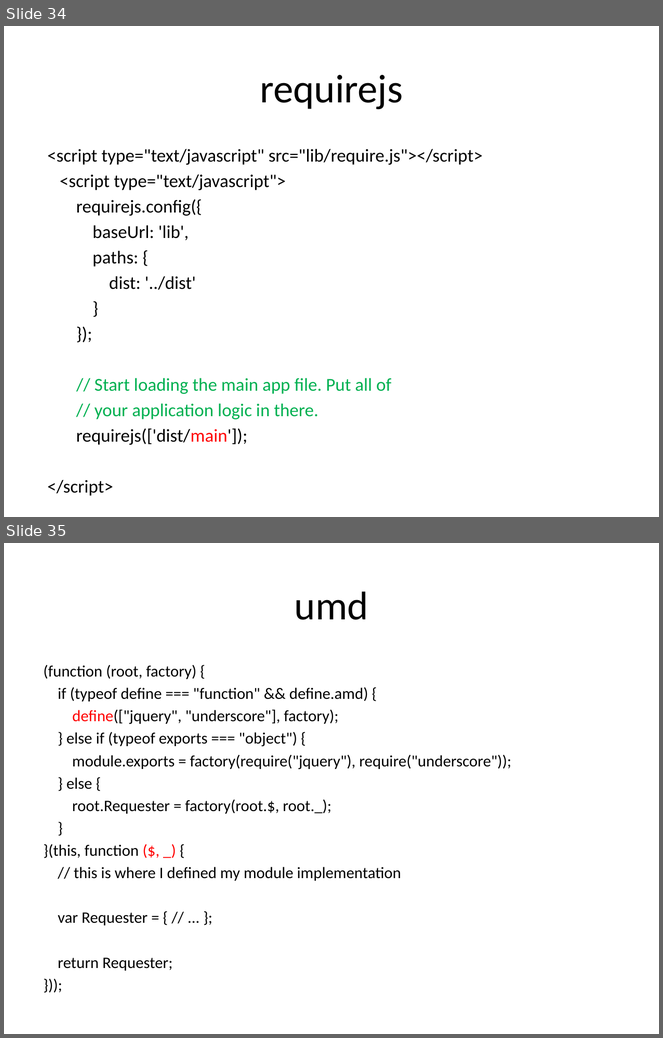
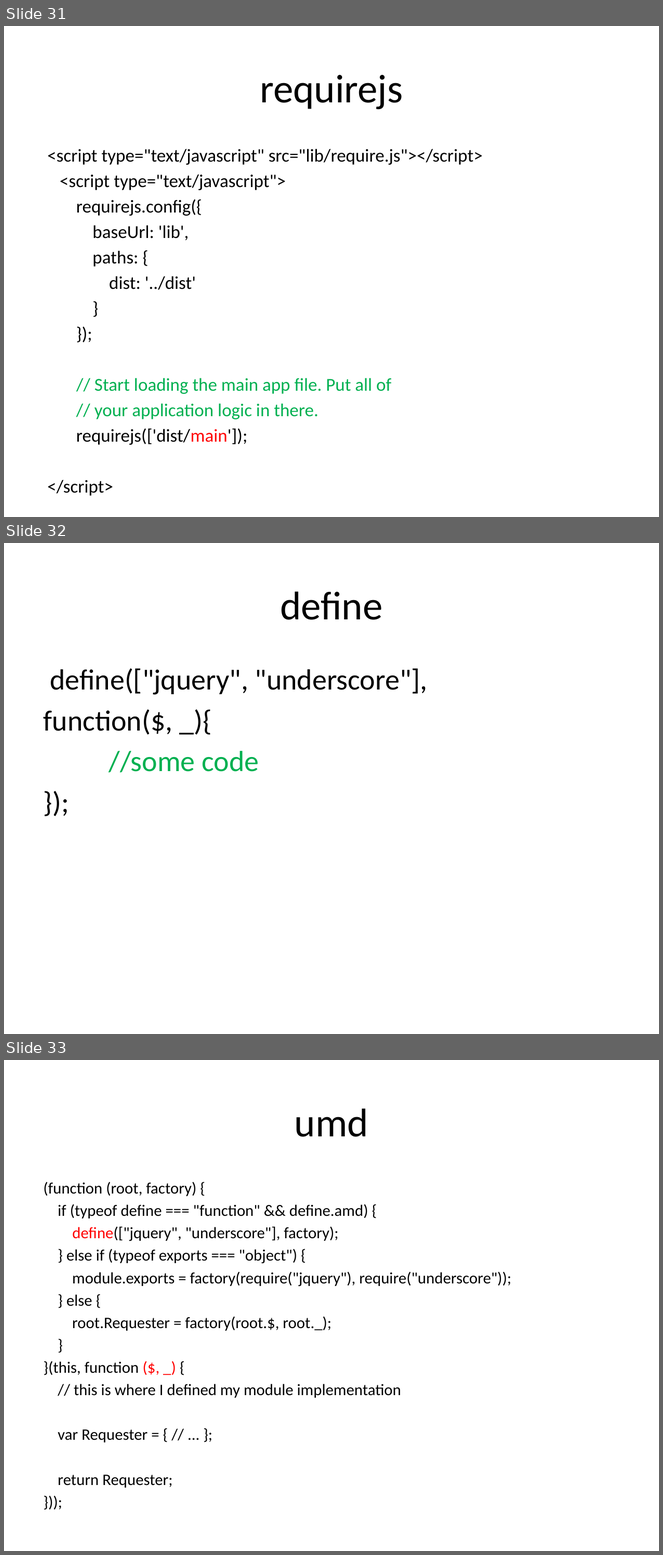
Before and after one commit to hejian1639/SpringMVC, a slide deck: Introduction.pptx. Shown one above the other, each under a label of ours: slides 34 and 35 before the commit, slides 31, 32 and 33 after it. The pictures are 663x1038 and 663x1555 pixels, drawn with LibreOffice and Linux fonts; fonts in the diff are those of the drawing. Boxes give left, top, right and bottom in pixels: in the first picture for what was removed or moved away, otherwise in the second. Text is boxed around its words. In the diff, an @@ line names an element or a change of style, - is before the commit and + after.

```diff
--- a/Introduction.pptx
+++ b/Introduction.pptx
@@ slide 32 added at bbox=[4, 543, 659, 1034], background #FFFFFF @@
@@ title added at bbox=[280, 591, 383, 620], 44 pt, text #000000 @@
+define
@@ text added at bbox=[44, 668, 428, 773], 32 pt, text #000000 @@
+define(["jquery", "underscore"],
+function($, _){
+//some code
+});
@@ what was slide 34 is now slide 31 @@
@@ what was slide 35 is now slide 33 @@
```
Also in this commit, not shown: 8 slides changed, 6 other slides added, 5 slides removed, 6 other files.
